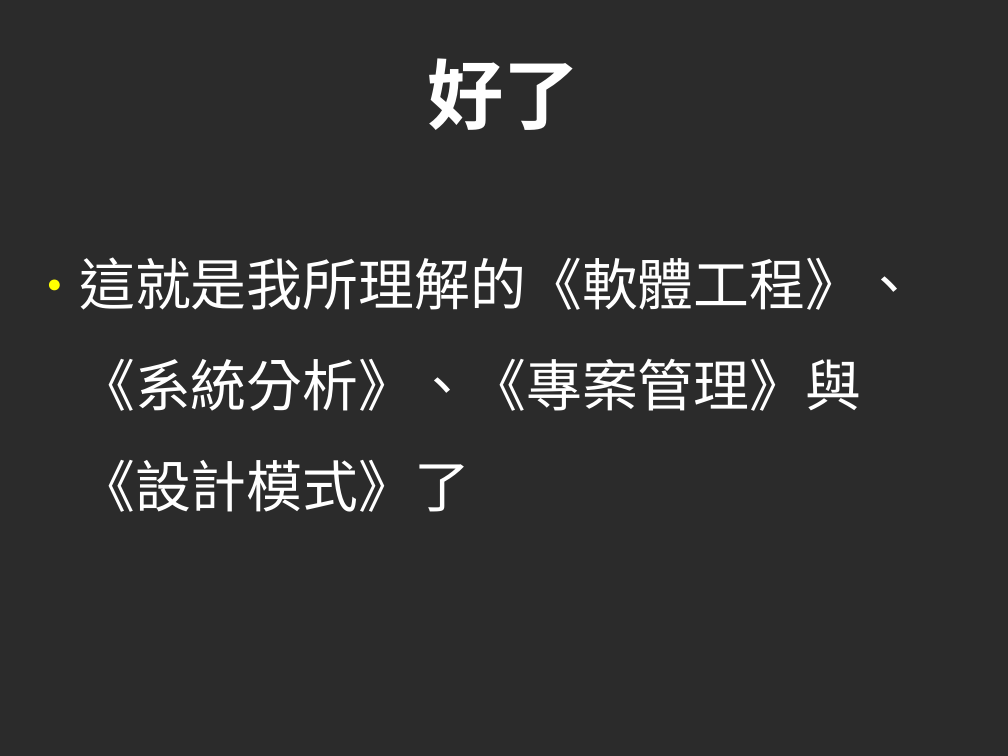
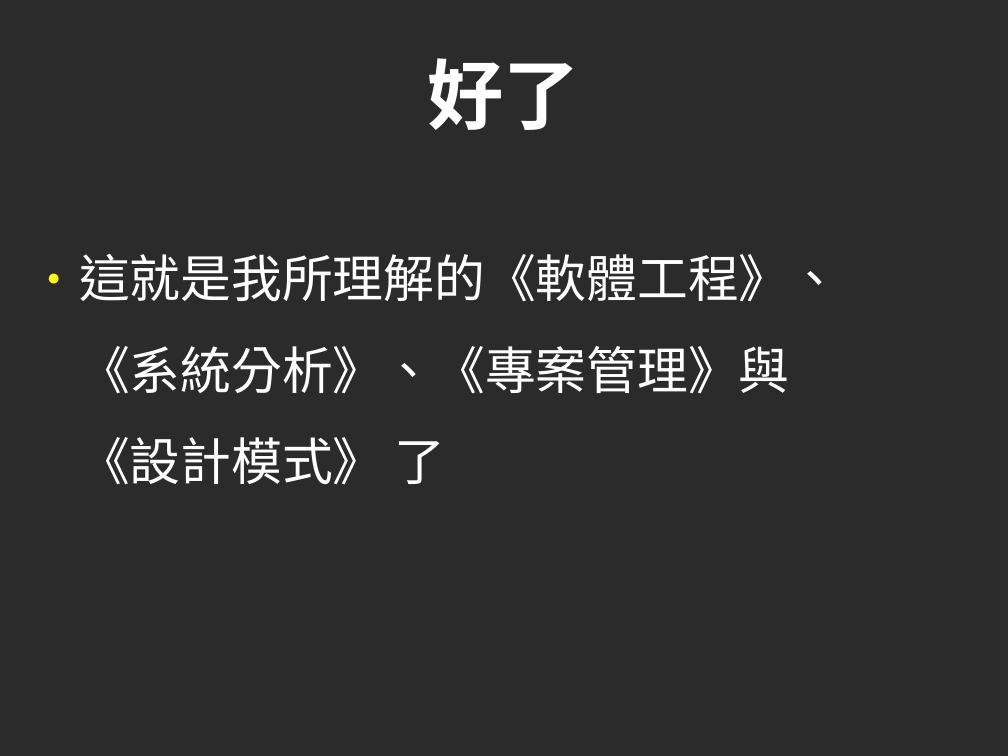
Before and after one commit to cccunimportant/10minSlides, a slide deck: slide 69 of 20minSePmSaDp.odp. Drawn at 1008x756 pixels with LibreOffice and Linux fonts; fonts in the diff are those of the drawing; background and template pictures are left out; a plain dark background stands for a picture behind light text. Boxes give left, top, right and bottom in pixels: in the first picture for what was removed or moved away, otherwise in the second. Text is boxed around its words. In the diff, an @@ line names an element or a change of style, - is before the commit and + after.

```diff
--- a/20minSePmSaDp.odp
+++ b/20minSePmSaDp.odp
@@ text at <box>79,254,840,485</box>: text changed; size 44 to 40 pt @@
-● 這就是我所理解的《軟體工程》、《系統分析》、《專案管理》與《設計模式》了
+● 這就是我所理解的《軟體工程》、
+  《系統分析》、《專案管理》與
+  《設計模式》 了
```
Also in this commit, not shown: 29 other slides changed, 4 other files.
